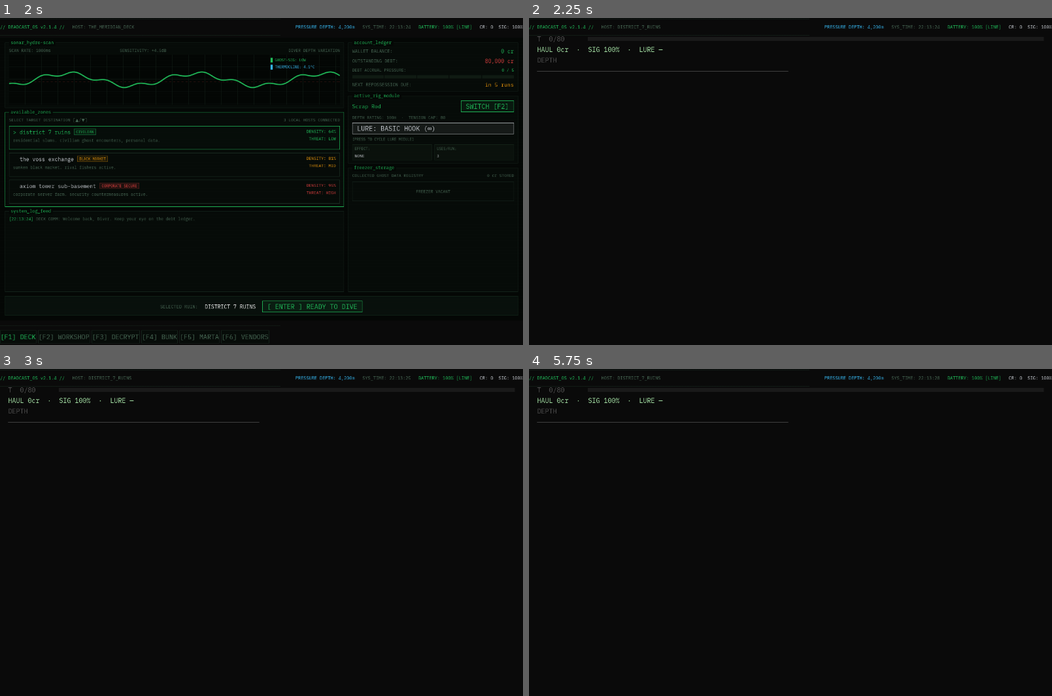
Above: before the commit, frames 1-4 (two rows, left to right).
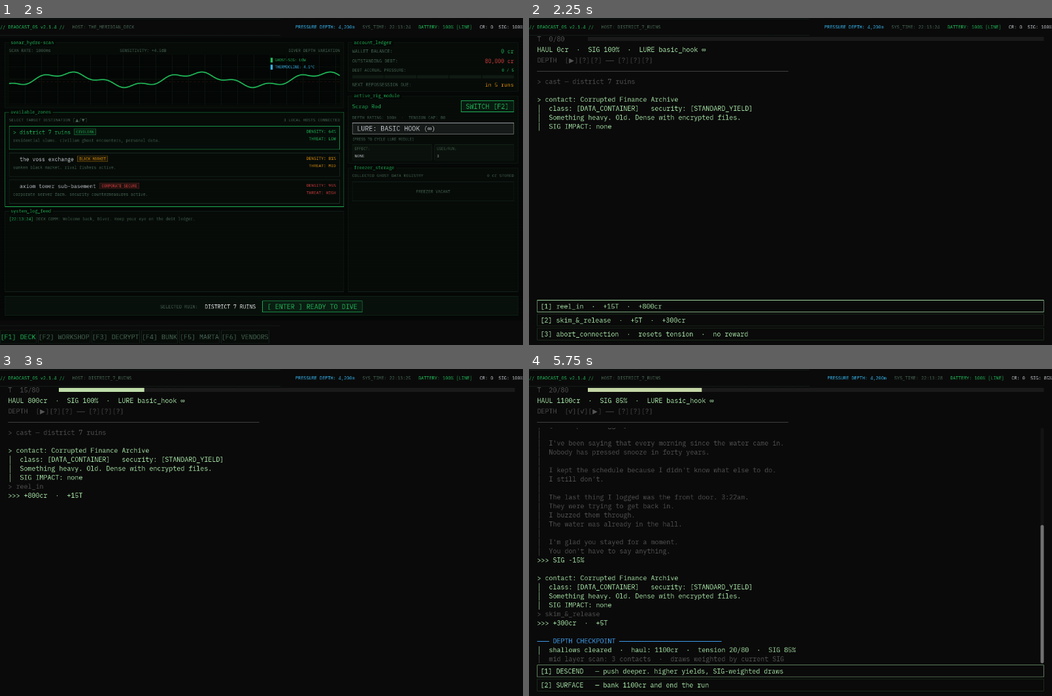
Above: after the commit, the same moments.

Repository: Teeohbee/deadcast
Game: Godot game, scene res://scenes/title_screen/TitleScreen.tscn
The game is run twice, just before and just after one commit, with the same random seed, the same clock (stepped at 60 frames per second) and the same inputs.
Inputs (mouse positions are in pixels of both pictures, inside the frame that each line leads up to):
- Up to frame 1 (2 s): click "new game" at 0.5 s; tap Enter at 1.25 s; move the mouse to (376, 165) at 1.27 s; hold E (tab_next) from 1.28 s (still down); click (376, 165) at 1.42 s
- Up to frame 2 (2.25 s): release E (tab_next) at 2 s; click "[ ENTER ] READY TO DIVE" at 2 s
- Up to frame 3 (3 s): click (261, 656) at 2.75 s, where only the run after the commit has a clickable "[1] reel_in · +15T · +800cr"
- Up to frame 4 (5.75 s): click (790, 656) at 3.5 s, where only the run after the commit has a clickable "[1] listen · +0T"; click (790, 686) at 4.25 s, where only the run after the commit has a clickable "[CONTINUE →]"; click (790, 669) at 5 s, where only the run after the commit has a clickable "[2] skim_&_release · +5T · +3…"

Frame 1 is identical in both runs. In frame 2, 2.2% of the frame differs, in the area x 1-99%, y 8-99%; in frame 3, 1.4%; in frame 4, 4.8%, in the area x 1-100%, y 2-99%.
Error in both runs: Assertion failed: UIController.initialize() must be called before navigate_to() (res://autoload/UIController.gd:30)

Commit message:
feat: add descent checkpoints with surface-or-descend banking decision

Diff:
--- a/scenes/dive_run/DiveRun.gd
+++ b/scenes/dive_run/DiveRun.gd
@@ -8,9 +8,9 @@
 @onready var dive_hud: DiveHUD = $VBoxContainer/DiveHUD
 @onready var session_log: SessionLog = $VBoxContainer/SessionLog
 
-var _column: Array[CatchData] = []
-var _current_slot: int = 0
+var _column: DiveColumn = null
 var _zone_data: ZoneData = null
+var _lure_effect: LureData.LureEffect = LureData.LureEffect.NONE
 var _run_credits: int = 0
 var _bio_credits: int = 0
 var _snapped: bool = false
@@ -30,17 +30,12 @@
 	_zone_data = load("res://resources/zones/%s.tres" % zone_id)
 
 	var max_depth = GameState.current_rod.max_depth if GameState.current_rod else 100
-	var lure_effect = GameState.current_lure.effect if GameState.current_lure else LureData.LureEffect.NONE
-	_column = CatchPool.generate_column(zone_id, line_system.corruption, max_depth, lure_effect)
-	if GameState.current_lure and GameState.current_lure.effect == LureData.LureEffect.GHOST_BAIT:
-		for i in _column.size():
-			var c = _column[i]
-			if c.catch_type == CatchData.CatchType.ENTITY and c.behavior == CatchData.BehaviorType.AGGRESSIVE:
-				var dup = c.duplicate()
-				dup.behavior = CatchData.BehaviorType.PASSIVE
-				_column[i] = dup
-
-	dive_hud.setup(line_system.max_tension, _layer_sizes_for(max_depth), _initial_lure_label())
+	_lure_effect = GameState.current_lure.effect if GameState.current_lure else LureData.LureEffect.NONE
+	_column = DiveColumn.new(zone_id, max_depth)
+	_column.generate_current_layer(line_system.corruption, _lure_effect)
+	_pacify_ghost_bait_entities()
+
+	dive_hud.setup(line_system.max_tension, _column.reachable_layer_sizes(), _initial_lure_label())
 	EventBus.haul_changed.emit(0)
 	EventBus.tension_changed.emit(line_system.tension)
 	EventBus.corruption_changed.emit(line_system.corruption)
@@ -55,13 +50,16 @@
 func _show_next_catch() -> void:
 	if _snapped:
 		return
-	if _current_slot >= _column.size():
-		session_log.log_line("\n>>> column cleared  ·  surfacing", UIStyle.COL_TEXT)
-		await _beat()
-		_end_run(false)
-		return
-	var catch_data = _column[_current_slot]
-	EventBus.slot_changed.emit(_current_slot + 1, _column.size())
+	if _column.layer_cleared():
+		if _column.can_descend():
+			_show_checkpoint()
+		else:
+			session_log.log_line("\n>>> column cleared  ·  surfacing", UIStyle.COL_TEXT)
+			await _beat()
+			_end_run(false)
+		return
+	var catch_data = _column.current_catch()
+	EventBus.slot_changed.emit(_column.global_slot_index() + 1, _column.total_reachable_slots())
 
 	if catch_data.behavior == CatchData.BehaviorType.AGGRESSIVE:
 		_run_overload(catch_data)
@@ -72,6 +70,31 @@
 		session_log.log_line(">>> deep_pulse  ·  incoming: [%s]" % type_str, UIStyle.COL_DIM)
 
 	_present_catch(catch_data)
+
+func _show_checkpoint() -> void:
+	session_log.log_line("\n─── DEPTH CHECKPOINT ──────────────────────────", UIStyle.COL_ACCENT)
+	session_log.log_line("│  %s cleared  ·  haul: %dcr  ·  tension %d/%d  ·  SIG %d%%" % [
+		DiveColumn.LAYER_NAMES[_column.current_layer()], _run_credits,
+		int(line_system.tension), line_system.max_tension,
+		int(100.0 - line_system.corruption)], UIStyle.COL_TEXT)
+	session_log.log_line("│  %s scan: %d contacts  ·  draws weighted by current SIG" % [
+		_column.next_layer_name(), _column.next_layer_slot_count()], UIStyle.COL_DIM)
+
+	var labels: Array[String] = [
+		"[1] DESCEND   — push deeper. higher yields, SIG-weighted draws",
+		"[2] SURFACE   — bank %dcr and end the run" % _run_credits,
+	]
+	var index: int = await session_log.present_choices(labels, ["descend", "surface"])
+	if _snapped:
+		return
+	if index == 1:
+		session_log.log_line(">>> surfacing  ·  haul banked", UIStyle.COL_TEXT)
+		await _beat()
+		_end_run(false)
+		return
+	_column.descend(line_system.corruption, _lure_effect)
+	_pacify_ghost_bait_entities()
+	_show_next_catch()
 
 func _present_catch(catch_data: CatchData) -> void:
 	var augmented := catch_data
@@ -268,8 +291,18 @@
 			return
 		session_log.log_line(">>> zone interference: +%dT" % _zone_data.passive_tension_drain,
 			UIStyle.COL_WARNING)
-	_current_slot += 1
+	_column.advance()
 	_show_next_catch()
+
+func _pacify_ghost_bait_entities() -> void:
+	if not (GameState.current_lure and GameState.current_lure.effect == LureData.LureEffect.GHOST_BAIT):
+		return
+	for i in _column.slots.size():
+		var c = _column.slots[i]
+		if c.catch_type == CatchData.CatchType.ENTITY and c.behavior == CatchData.BehaviorType.AGGRESSIVE:
+			var dup = c.duplicate()
+			dup.behavior = CatchData.BehaviorType.PASSIVE
+			_column.slots[i] = dup
 
 func _beat() -> void:
 	await get_tree().create_timer(BEAT_PAUSE).timeout
@@ -302,14 +335,6 @@
 	EventBus.run_ended.emit(GameState.last_run_result)
 	UIController.navigate_to("debrief")
 
-func _layer_sizes_for(max_depth: int) -> Array:
-	var sizes: Array = [3]
-	if max_depth >= 60:
-		sizes.append(3)
-	if max_depth >= 150:
-		sizes.append(2)
-	return sizes
-
 func _initial_lure_label() -> String:
 	if not GameState.current_lure:
 		return "—"
